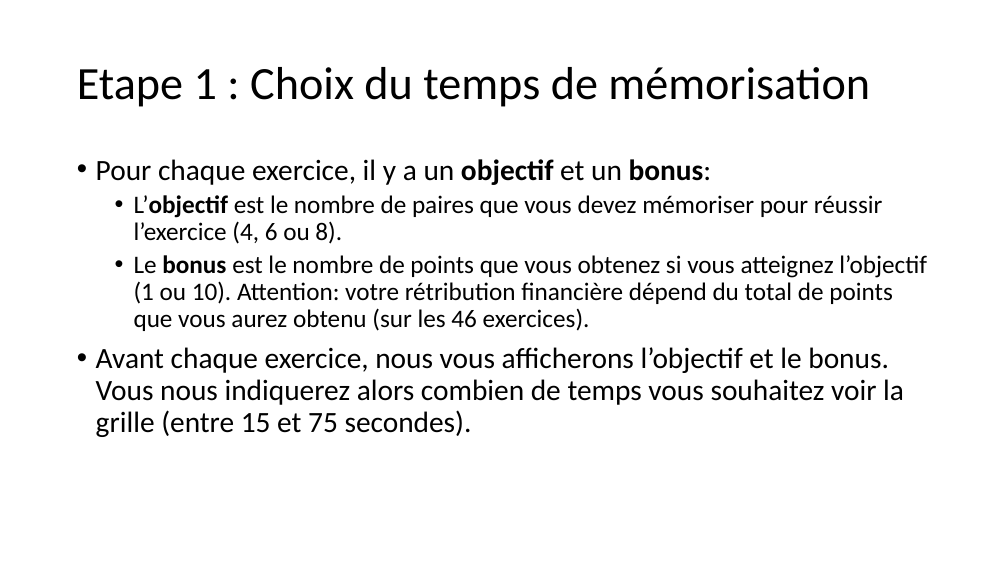
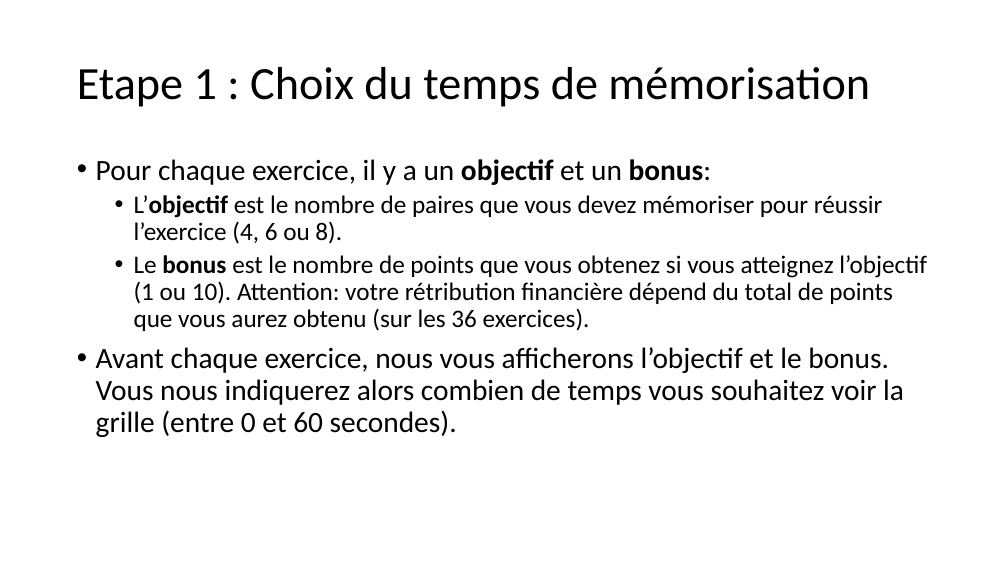
Before and after one commit to MBB-team/Online_Testing, a slide deck: slide 3 of src/SE2Template/Stimuli/Instructions_Rewarded.pptx. Drawn at 1008x567 pixels with LibreOffice and Linux fonts; fonts in the diff are those of the drawing. Boxes give left, top, right and bottom in pixels: in the first picture for what was removed or moved away, otherwise in the second. Text is boxed around its words. In the diff, an @@ line names an element or a change of style, - is before the commit and + after.

```diff
--- a/src/SE2Template/Stimuli/Instructions_Rewarded.pptx
+++ b/src/SE2Template/Stimuli/Instructions_Rewarded.pptx
@@ text at (96, 255, 927, 437): text changed @@
-  • Le bonus est le nombre de points que vous obtenez si vous atteignez l’objectif (1 ou 10). Attention: votre rétribution financière dépend du total de points que vous aurez obtenu (sur les 46 exercices).
-• Avant chaque exercice, nous vous afficherons l’objectif et le bonus. Vous nous indiquerez alors combien de temps vous souhaitez voir la grille (entre 15 et 75 secondes).
+  • Le bonus est le nombre de points que vous obtenez si vous atteignez l’objectif (1 ou 10). Attention: votre rétribution financière dépend du total de points que vous aurez obtenu (sur les 36 exercices).
+• Avant chaque exercice, nous vous afficherons l’objectif et le bonus. Vous nous indiquerez alors combien de temps vous souhaitez voir la grille (entre 0 et 60 secondes).
```
Also in this commit, not shown: 4 other slides changed, 36 other files.
